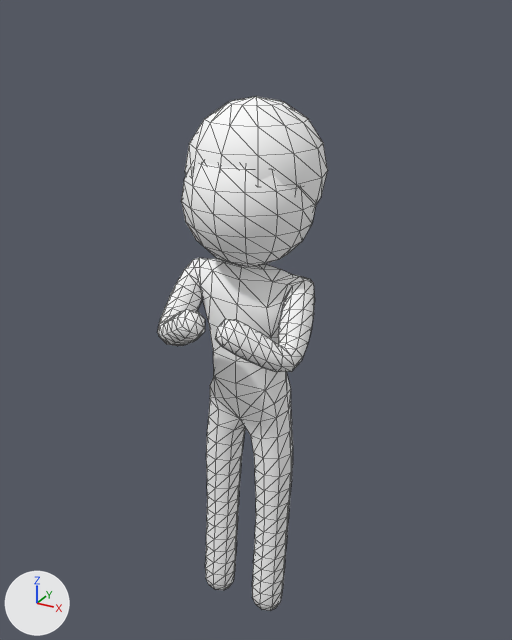
A saved change to the glTF model smash-areia/godot/assets/models/fan_clap.glb.
Camera for both pictures: a 50 mm camera at (0.959, -1.706, 1.957) aimed at (-0.017, 0.069, 1.069). Every picture has the same lights, and +X, +Y and +Z are marked at lower left. The first picture is the older version. Mesh edges are drawn as thin lines. Vertices at exactly the same position are counted once.

In view in the first picture: 'Fan_clap'.
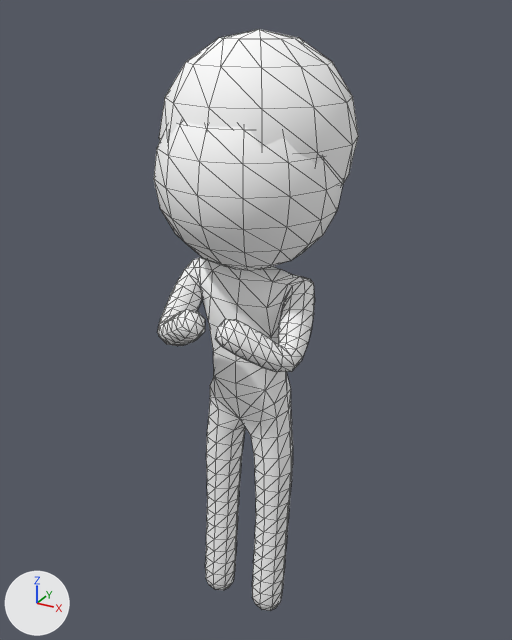
Scene script edits in JSON lines:
```json
{"block": "me_fan_clap", "where": "# used by ob_fan_clap; location = (0.0, 0.0, 0.0)"}
{"op": "remove", "block": "me_fan_clap", "code": "me_fan_clap.from_pydata(...)  # 727 vertices, 1432 faces; spans x -0.24..0.24, y -0.26..0.24, z 0.06..1.74"}
{"op": "add", "block": "me_fan_clap", "code": "me_fan_clap.from_pydata(...)  # 727 vertices, 1432 faces; spans x -0.28..0.28, y -0.26..0.33, z 0.06..1.91"}
{"block": "me_fan_clap", "change": "me_fan_clap part 1: the loose piece of 128 vertices spanning x -0.19..0.19, y -0.19..0.19, z 1.28..1.66 is scaled about its middle by 1.38, then moved by (0.0, 0.0, 0.06)"}
{"block": "me_fan_clap", "change": "me_fan_clap part 2: the loose piece of 61 vertices spanning x -0.2..0.2, y -0.16..0.24, z 1.46..1.74 is scaled about its middle by 1.38, then moved by (0.0, 0.02, 0.11)"}
```

Pixel boxes [x1, y1, x2, y2] of what changed, in the pictures (512 x 640 px; the box of a moved part takes in the faces that stretch with it):
```json
{"object": "Fan_clap", "change": "reshaped", "before": [157, 96, 328, 611], "after": [154, 29, 358, 611], "on screen": "19% wider, 13% taller"}
{"part": 1, "of": "me_fan_clap", "change": "moved or reshaped", "before": [181, 163, 316, 267], "after": [154, 121, 343, 271]}
{"part": 2, "of": "me_fan_clap", "change": "moved or reshaped", "before": [185, 96, 328, 206], "after": [159, 29, 358, 185]}
```
